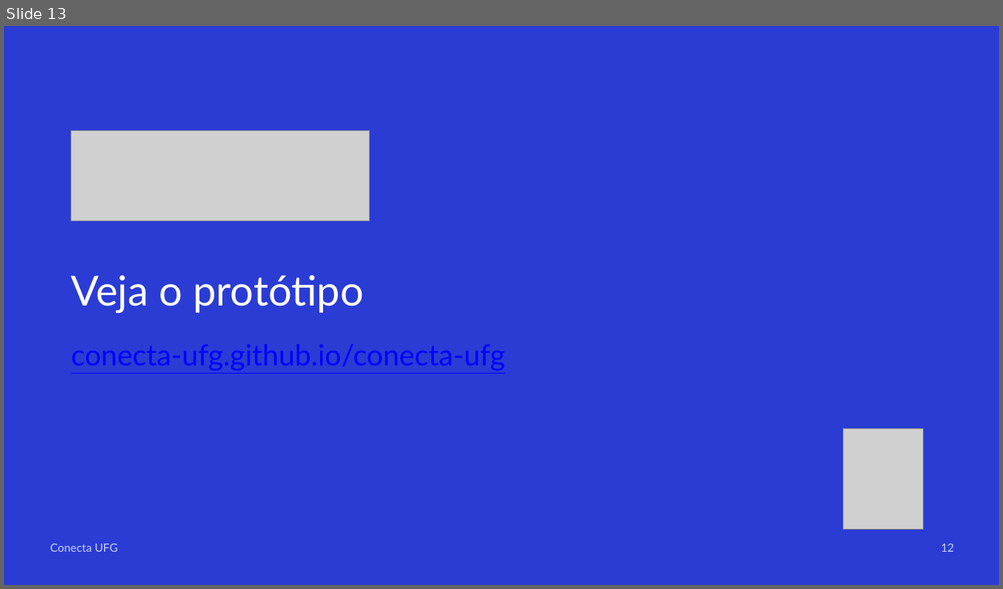
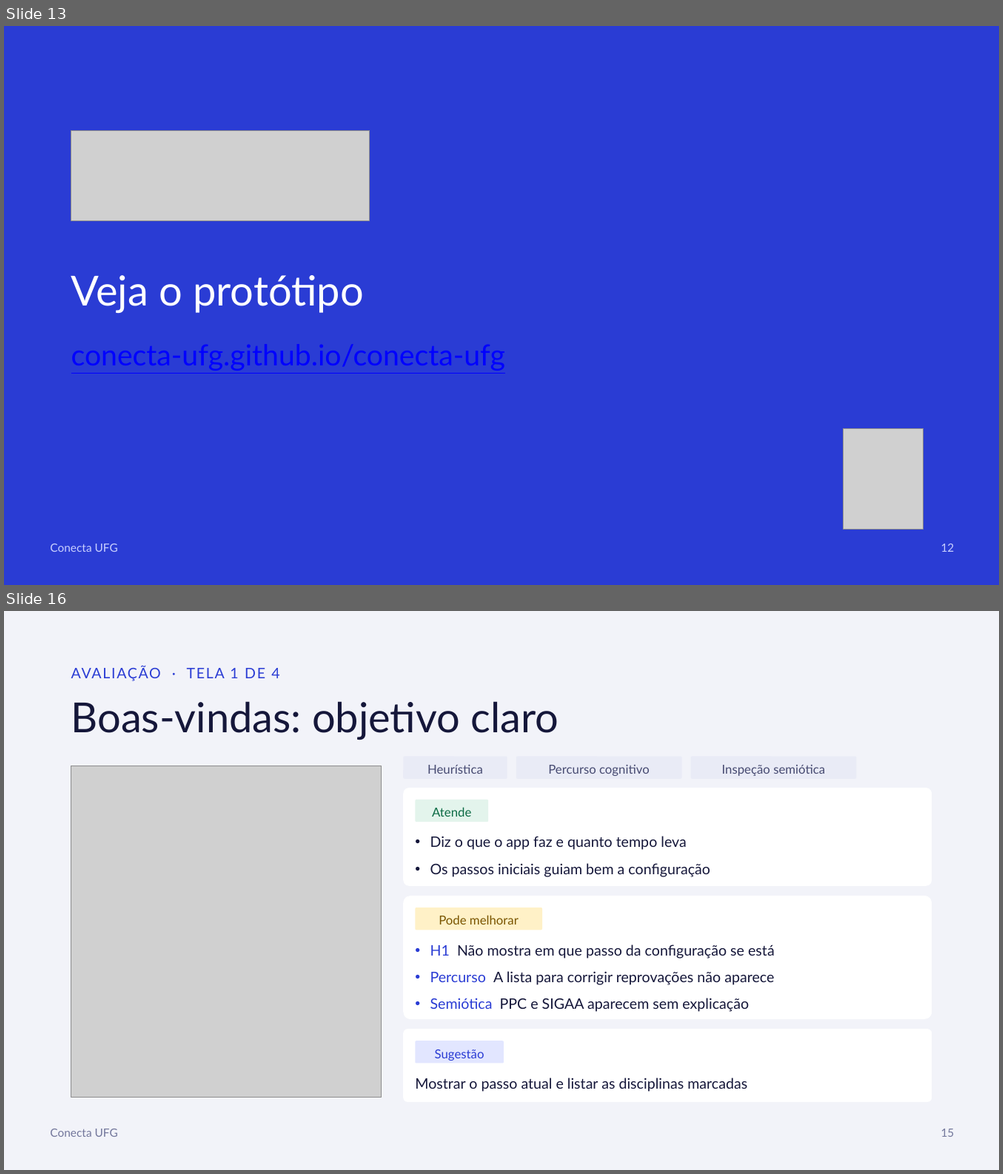
Before and after one commit to conecta-ufg/conecta-ufg, a slide deck: 05-Apresentacao/Apresentacao_Conecta_UFG.pptx. Shown one above the other, each under a label of ours: slide 13 before the commit, slides 13 and 16 after it; the slides between them are not shown. The pictures are 1003x589 and 1003x1174 pixels, drawn with LibreOffice and Linux fonts; fonts in the diff are those of the drawing; grey boxes stand for pictures. Boxes give left, top, right and bottom in pixels: in the first picture for what was removed or moved away, otherwise in the second. Text is boxed around its words. In the diff, an @@ line names an element or a change of style, - is before the commit and + after.

Commit message:
Avaliacao heuristica e percurso cognitivo na PF3 e nos slides

```diff
--- a/05-Apresentacao/Apresentacao_Conecta_UFG.pptx
+++ b/05-Apresentacao/Apresentacao_Conecta_UFG.pptx
@@ slide 16 added at bbox=[4, 611, 999, 1170], background #FFFFFF @@
@@ rectangle added at bbox=[4, 611, 999, 1170], fill #F2F3F9 @@
@@ text added at bbox=[71, 666, 279, 681], 14 pt, text #2A3CD4 @@
+AVALIAÇÃO · TELA 1 DE 4
@@ text added at bbox=[71, 701, 559, 740], 40 pt, text #15173A @@
+Boas-vindas: objetivo claro
@@ rounded rectangle added at bbox=[403, 757, 507, 779], fill #E9EBF6 @@
@@ text added at bbox=[427, 765, 483, 774], 12 pt, text #474B72 @@
+Heurística
@@ rounded rectangle added at bbox=[516, 757, 681, 779], fill #E9EBF6 @@
@@ text added at bbox=[548, 765, 649, 776], 12 pt, text #474B72 @@
+Percurso cognitivo
@@ rounded rectangle added at bbox=[691, 757, 856, 779], fill #E9EBF6 @@
@@ text added at bbox=[722, 765, 825, 776], 12 pt, text #474B72 @@
+Inspeção semiótica
@@ picture added at bbox=[71, 766, 381, 1098] @@
@@ rounded rectangle added at bbox=[403, 788, 931, 886], fill #FFFFFF @@
@@ rounded rectangle added at bbox=[415, 800, 488, 822], fill #E3F4EC @@
@@ text added at bbox=[432, 807, 471, 817], 12 pt, text #0C6B45 @@
+Atende
@@ text added at bbox=[430, 836, 710, 877], 14 pt, text #15173A @@
+• Diz o que o app faz e quanto tempo leva
+• Os passos iniciais guiam bem a configuração
@@ rounded rectangle added at bbox=[403, 896, 931, 1020], fill #FFFFFF @@
@@ rounded rectangle added at bbox=[415, 908, 542, 931], fill #FFF1C7 @@
@@ text added at bbox=[438, 915, 518, 925], 12 pt, text #7A5500 @@
+Pode melhorar
@@ text added at bbox=[430, 945, 774, 1012], 14 pt, text #15173A @@
+• H1 Não mostra em que passo da configuração se está
+• Percurso A lista para corrigir reprovações não aparece
+• Semiótica PPC e SIGAA aparecem sem explicação
@@ rounded rectangle added at bbox=[403, 1030, 931, 1102], fill #FFFFFF @@
@@ rounded rectangle added at bbox=[415, 1042, 504, 1064], fill #E2E6FF @@
@@ text added at bbox=[435, 1050, 484, 1061], 12 pt, text #2A3CD4 @@
+Sugestão
@@ text added at bbox=[415, 1078, 747, 1092], 14 pt, text #15173A @@
+Mostrar o passo atual e listar as disciplinas marcadas
@@ text added at bbox=[50, 1129, 118, 1137], 11 pt, text #72769B @@
+Conecta UFG
@@ text added at bbox=[941, 1129, 954, 1137], 11 pt, text #72769B @@
+15
```
Also in this commit, not shown: 5 slides changed, 1 other slide added, 3 slides removed, 5 other files.
